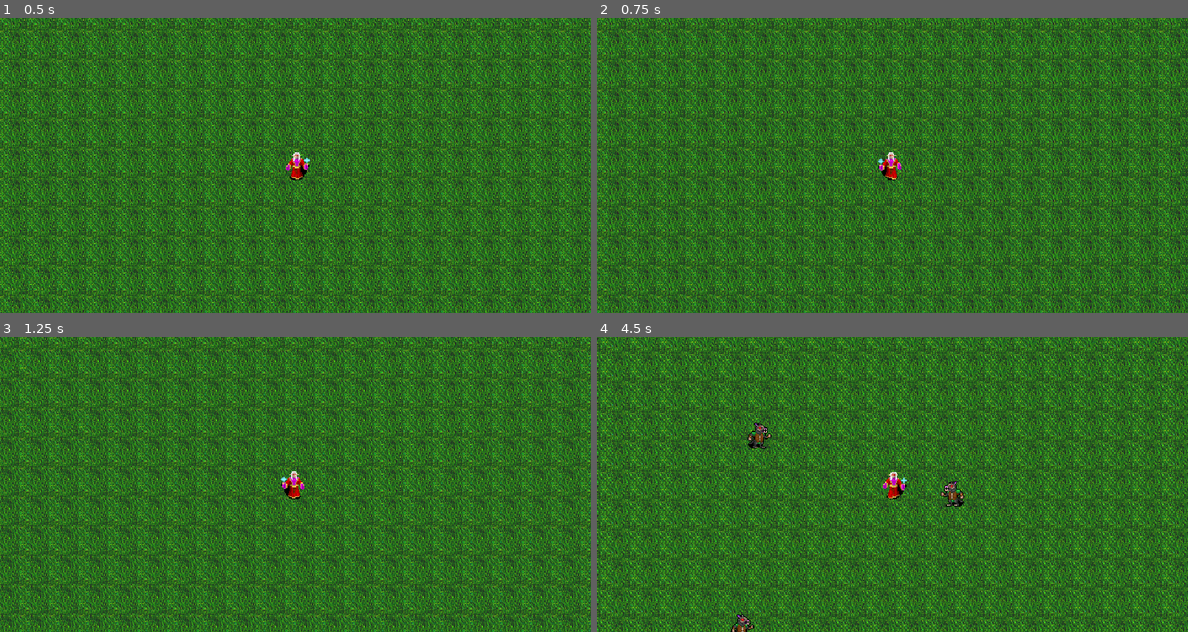
Above: before the commit, frames 1-4 (two rows, left to right).
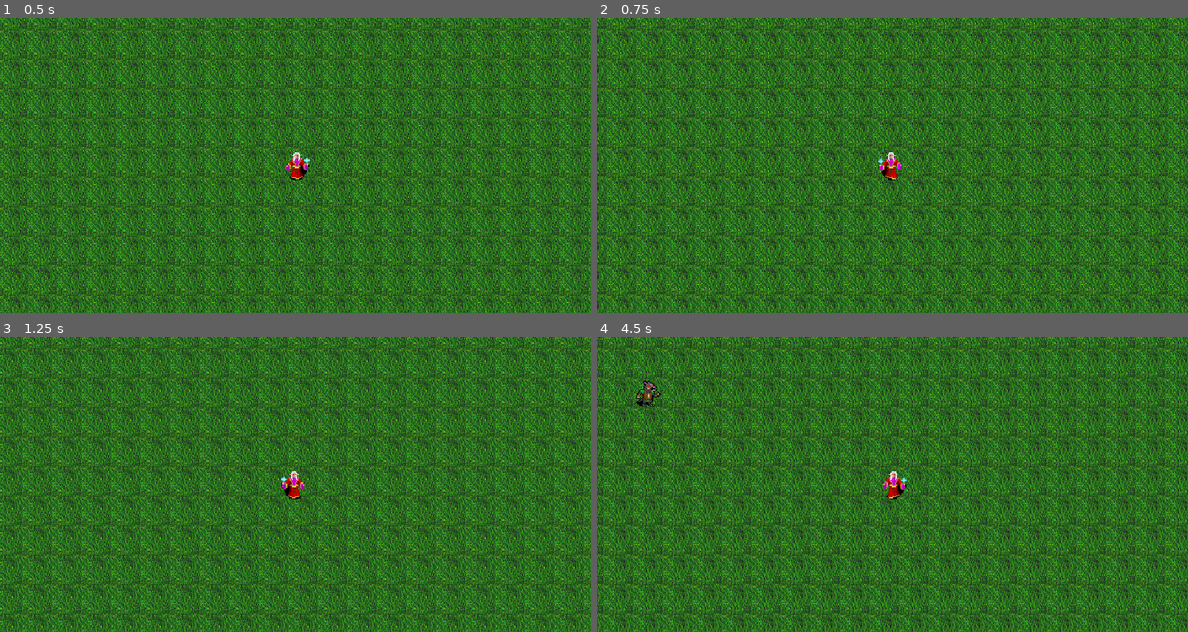
Above: after the commit, the same moments.

Repository: vickylance/FantasiaSurvivors
Game: Godot game, scene res://src/world.tscn
Same seed, same stepped clock (60 frames per second), same inputs: the game is played once before the commit and once after it.
Inputs (mouse positions are in pixels of both pictures, inside the frame that each line leads up to):
- Up to frame 1 (0.5 s): no input
- Up to frame 2 (0.75 s): tap Enter at 0.5 s; move the mouse to (1022, 150) at 0.52 s; hold D (move_right) from 0.53 s (still down)
- Up to frame 3 (1.25 s): keep holding D (move_right)
- Up to frame 4 (4.5 s): move the mouse to (774, 499) at 1.27 s; release D (move_right) at 1.28 s; hold S (move_down) 1.28-2.03 s; move the mouse to (951, 419) at 2.02 s; hold D (move_right) 2.03-2.78 s; move the mouse to (862, 543) at 2.77 s; hold W (move_up) 2.78-3.53 s; move the mouse to (1069, 528) at 3.52 s; hold A (move_left) from 3.53 s (still down); move the mouse to (715, 440) at 4.27 s

Frame 1 is identical in both runs. In frame 2, 65% of the frame differs, in the area x 0-100%, y 0-100%; in frame 3, 61%; in frame 4, 65%.

Commit message:
added enemy knockback, one hit hurt and enemy explosion

Diff:
--- a/src/actors/enemy/enemy.gd
+++ b/src/actors/enemy/enemy.gd
@@ -2,12 +2,19 @@
 class_name Enemy
 
 @export var move_speed := 100.0
+@export var knock_back_recovery := 3.5
+var knock_back = Vector2.ZERO
+@export var death_anim: PackedScene
+
 
 @onready var player: Player = get_tree().get_first_node_in_group("player")
 @onready var sprite: Sprite2D = %Sprite as Sprite2D
 @onready var health := %Health as Health
 @onready var hurt_box := %HurtBox as HurtBox
 @onready var hit_box := %HitBox as HitBox
+@onready var hurt_audio := %HurtAudio as AudioStreamPlayer2D
+
+signal remove_from_array(object)
 
 
 func _ready() -> void:
@@ -17,16 +24,18 @@
 
 
 func _physics_process(_delta: float) -> void:
-	if player != null:
-		movement()
+	if player == null: return
+
+	movement()
 	sprite_flip(0.1)
+	knock_back_effect()
+	move_and_slide()
 	pass
 
 
 func movement() -> void:
 	var direction := global_position.direction_to(player.global_position)
 	velocity = direction * move_speed
-	move_and_slide()
 	pass
 
 
@@ -37,13 +46,30 @@
 		sprite.flip_h = false
 	pass
 
+func knock_back_effect() -> void:
+	knock_back = knock_back.move_toward(Vector2.ZERO, knock_back_recovery)
+	velocity += knock_back
+	pass
 
-func _on_hurt_box_hurt(damage: float) -> void:
+
+func _on_hurt_box_hurt(damage: float, angle: Vector2, knock_back_amount: float) -> void:
+	knock_back = angle * knock_back_amount
 	health.take_damage(damage)
-	print(health.current_hp)
+	if health.current_hp > 0:
+		hurt_audio.play()
 	pass
 
 
 func _on_health_dead() -> void:
+	death()
+	pass
+
+
+func death() -> void:
+	remove_from_array.emit(self)
+	var enemy_death := death_anim.instantiate()
+	enemy_death.scale = sprite.scale
+	enemy_death.global_position = global_position
+	get_parent().call_deferred("add_child", enemy_death)
 	queue_free()
 	pass
--- a/src/actors/enemy/enemy.tscn
+++ b/src/actors/enemy/enemy.tscn
@@ -1,10 +1,12 @@
-[gd_scene load_steps=12 format=3 uid="uid://p8cgk5qi7upk"]
+[gd_scene load_steps=14 format=3 uid="uid://p8cgk5qi7upk"]
 
 [ext_resource type="Script" path="res://src/actors/enemy/enemy.gd" id="1_ibg2p"]
 [ext_resource type="Texture2D" uid="uid://cu74qmvpfi0kc" path="res://Textures/Enemy/kolbold_weak.png" id="1_imuiw"]
+[ext_resource type="PackedScene" uid="uid://g3mesl4u8ecu" path="res://src/components/explosion/explosion.tscn" id="2_uippo"]
 [ext_resource type="PackedScene" uid="uid://bkr1af0pq75iq" path="res://src/components/health/health.tscn" id="3_tk88i"]
 [ext_resource type="PackedScene" uid="uid://dx2b07gnm6awb" path="res://src/components/hurt_box/hurt_box.tscn" id="4_mybjs"]
 [ext_resource type="PackedScene" uid="uid://dkdrt10nft844" path="res://src/components/hit_box/hit_box.tscn" id="5_meteb"]
+[ext_resource type="AudioStream" uid="uid://c7uq31inxgln8" path="res://Audio/SoundEffect/enemy_hit.ogg" id="6_12fiw"]
 
 [sub_resource type="CapsuleShape2D" id="CapsuleShape2D_qlcho"]
 radius = 5.0
@@ -55,8 +57,12 @@
 size = Vector2(12, 22)
 
 [node name="Enemy" type="CharacterBody2D" groups=["enemy"]]
+collision_layer = 5
+collision_mask = 5
 motion_mode = 1
 script = ExtResource("1_ibg2p")
+move_speed = 50.0
+death_anim = ExtResource("2_uippo")
 metadata/_edit_group_ = true
 
 [node name="Sprite" type="Sprite2D" parent="."]
@@ -78,10 +84,13 @@
 
 [node name="Health" parent="." instance=ExtResource("3_tk88i")]
 unique_name_in_owner = true
+max_hp = 10.0
 
-[node name="HurtBox" parent="." instance=ExtResource("4_mybjs")]
+[node name="HurtBox" parent="." groups=["enemy"] instance=ExtResource("4_mybjs")]
 unique_name_in_owner = true
+collision_layer = 4
 collision_mask = 4
+hurt_box_type = 1
 
 [node name="Shape" parent="HurtBox" index="0"]
 position = Vector2(1, 3)
@@ -97,5 +106,10 @@
 shape = SubResource("RectangleShape2D_lmi2x")
 debug_color = Color(0.65098, 0.521569, 0, 0.278431)
 
+[node name="HurtAudio" type="AudioStreamPlayer2D" parent="."]
+unique_name_in_owner = true
+stream = ExtResource("6_12fiw")
+volume_db = -20.0
+
 [editable path="HurtBox"]
 [editable path="HitBox"]
--- a/src/actors/player/player.gd
+++ b/src/actors/player/player.gd
@@ -8,6 +8,24 @@
 @onready var animation_timer := %AnimationTimer as Timer
 @onready var health := %Health as Health
 @onready var hurt_box := %HurtBox as HurtBox
+
+# Attacks
+var ice_spear = preload("res://src/components/attack/ice_spear/ice_spear.tscn")
+
+# Attack nodes
+@onready var ice_spear_timer := %IceSpearTimer as Timer
+@onready var ice_spear_attack_timer := %IceSpearAttackTimer as Timer
+
+# IceSpear
+var ice_spear_ammo: int = 0
+var ice_spear_base_ammo: int = 1
+var ice_spear_attack_speed: float = 1.5
+var ice_spear_level: int = 1
+
+# Enemy related
+var enemies_close = []
+@onready var enemy_detection_area := %EnemyDetectionArea as Area2D
+
 
 #@onready var muzzle := $Muzzle as Marker2D
 #@onready var muzzle_flash := $Muzzle/MuzzleFlash as Sprite2D
@@ -27,6 +45,13 @@
 	else:
 		bullets = get_tree().root.find_child("Bullets", true, false) as Node
 	pass
+
+	assert(enemy_detection_area.body_entered.connect(_on_enemy_entered_detection) == OK)
+	assert(enemy_detection_area.body_exited.connect(_on_enemy_exited_detection) == OK)
+
+	assert(ice_spear_timer.timeout.connect(_on_ice_spear_timer_timeout) == OK)
+	assert(ice_spear_attack_timer.timeout.connect(_on_ice_spear_attack_timer_timeout) == OK)
+	attack()
 
 
 func _physics_process(_delta: float) -> void:
@@ -67,9 +92,8 @@
 	pass
 
 
-func _on_hurt_box_hurt(damage: float) -> void:
+func _on_hurt_box_hurt(damage: float, _angle: Vector2, _knock_back: float ) -> void:
 	health.take_damage(damage)
-	print(health.current_hp)
 	pass
 
 
@@ -77,6 +101,73 @@
 	queue_free()
 	pass
 
+
+func attack() -> void:
+	if ice_spear_level > 0:
+		ice_spear_timer.wait_time = ice_spear_attack_speed
+		if ice_spear_timer.is_stopped():
+			ice_spear_timer.start()
+	pass
+
+
+func _on_ice_spear_timer_timeout() -> void:
+	ice_spear_ammo += ice_spear_base_ammo
+	ice_spear_attack_timer.start()
+	pass
+
+
+func _on_ice_spear_attack_timer_timeout() -> void:
+	if ice_spear_ammo > 0:
+		var ice_spear_attack = ice_spear.instantiate()
+		ice_spear_attack.position = position
+		ice_spear_attack.target = get_closest_target()
+		ice_spear_attack.level = ice_spear_level
+		add_child(ice_spear_attack)
+		ice_spear_ammo -= 1
+		if ice_spear_ammo > 0:
+			ice_spear_attack_timer.start()
+		else:
+			ice_spear_attack_timer.stop()
+	pass
+
+
+func get_random_target() -> Vector2:
+	if enemies_close.size() > 0:
+		return enemies_close.pick_random().global_position
+	else:
+		return Vector2.UP
+
+
+func get_closest_target() -> Vector2:
+	if enemies_close.size() > 0:
+		return get_closest_enemy().global_position
+	else:
+		return Vector2.UP
+
+
+func get_closest_enemy():
+	var closest_enemy = null
+	var shortest_distance = INF
+	for enemy in enemies_close:
+		if not is_instance_valid(enemy):
+			continue
+		var distance = global_position.distance_to(enemy.global_position)
+		if distance < shortest_distance:
+			shortest_distance = distance
+			closest_enemy = enemy
+	return closest_enemy
+
+
+func _on_enemy_entered_detection(body: Node2D) -> void:
+	if not enemies_close.has(body) and body.is_in_group("enemy"):
+		enemies_close.append(body)
+	pass
+
+
+func _on_enemy_exited_detection(body: Node2D) -> void:
+	if enemies_close.has(body):
+		enemies_close.erase(body)
+	pass
 
 
 #func _unhandled_input(event: InputEvent) -> void:
--- a/src/actors/player/player.tscn
+++ b/src/actors/player/player.tscn
@@ -12,9 +12,13 @@
 [sub_resource type="RectangleShape2D" id="RectangleShape2D_38k83"]
 size = Vector2(12, 21)
 
+[sub_resource type="CircleShape2D" id="CircleShape2D_cfn72"]
+radius = 380.0
+
 [node name="Player" type="CharacterBody2D" groups=["player"]]
 motion_mode = 1
 script = ExtResource("1_m5661")
+move_speed = 100.0
 
 [node name="Sprite" type="Sprite2D" parent="."]
 unique_name_in_owner = true
@@ -42,4 +46,24 @@
 position = Vector2(2, 2.5)
 shape = SubResource("RectangleShape2D_38k83")
 
+[node name="Attack" type="Node2D" parent="."]
+
+[node name="IceSpearTimer" type="Timer" parent="Attack"]
+unique_name_in_owner = true
+wait_time = 1.5
+
+[node name="IceSpearAttackTimer" type="Timer" parent="Attack/IceSpearTimer"]
+unique_name_in_owner = true
+wait_time = 0.075
+
+[node name="EnemyDetectionArea" type="Area2D" parent="."]
+unique_name_in_owner = true
+collision_layer = 0
+collision_mask = 4
+monitorable = false
+
+[node name="Shape" type="CollisionShape2D" parent="EnemyDetectionArea"]
+shape = SubResource("CircleShape2D_cfn72")
+debug_color = Color(0, 0.6, 0.701961, 0.129412)
+
 [editable path="HurtBox"]
--- /dev/null
+++ b/src/components/attack/ice_spear/ice_spear.gd
@@ -0,0 +1,58 @@
+extends Area2D
+
+var level = 1
+var hp = 1
+var speed = 150
+var damage = 5
+var knock_back = 100
+var attack_size = 1.0
+
+var target := Vector2.ZERO
+var angle := Vector2.ZERO
+
+@onready var player: Player = get_tree().get_first_node_in_group("player")
+@onready var timeout_timer := $Timeout
+
+signal remove_from_array(object)
+
+func _ready() -> void:
+	assert(timeout_timer.timeout.connect(_on_timeout_timer) == OK)
+	assert(self.area_entered.connect(_on_area_entered) == OK)
+	angle = global_position.direction_to(target)
+	rotation = angle.angle() + deg_to_rad(135)
+	match level:
+		1:
+			hp = 2
+			speed = 150
+			damage = 5
+			knock_back = 100
+			attack_size = 1.0
+
+	var tween = create_tween()
+	tween.tween_property(self, "scale", Vector2(1,1) * attack_size, 1).set_trans(Tween.TRANS_QUINT).set_ease(Tween.EASE_OUT)
+	tween.play()
+
+
+func _physics_process(delta: float) -> void:
+	position += angle * speed * delta
+	pass
+
+
+func enemy_hit(charge = 1) -> void:
+	hp -= charge
+	if hp <= 0:
+		queue_free()
+		remove_from_array.emit(self)
+	pass
+
+
+func _on_timeout_timer() -> void:
+	queue_free()
+	remove_from_array.emit(self)
+	pass
+
+
+func _on_area_entered(area: Area2D) -> void:
+	if area.is_in_group("enemy"):
+		enemy_hit(1)
+	pass
--- /dev/null
+++ b/src/components/attack/ice_spear/ice_spear.tscn
@@ -0,0 +1,35 @@
+[gd_scene load_steps=5 format=3 uid="uid://bw80ifiy63jsn"]
+
+[ext_resource type="Script" path="res://src/components/attack/ice_spear/ice_spear.gd" id="1_xyjuv"]
+[ext_resource type="Texture2D" uid="uid://cerge3kx8gfwv" path="res://Textures/Items/Weapons/ice_spear.png" id="2_4tl0y"]
+[ext_resource type="AudioStream" uid="uid://76x3yuy7cg2y" path="res://Audio/SoundEffect/ice.wav" id="3_l0obt"]
+
+[sub_resource type="RectangleShape2D" id="RectangleShape2D_4qx0q"]
+size = Vector2(7.07107, 32.5269)
+
+[node name="IceSpear" type="Area2D" groups=["attack"]]
+top_level = true
+scale = Vector2(0.1, 0.1)
+collision_layer = 4
+collision_mask = 4
+script = ExtResource("1_xyjuv")
+
+[node name="Sprite" type="Sprite2D" parent="."]
+texture = ExtResource("2_4tl0y")
+
+[node name="Shape" type="CollisionShape2D" parent="."]
+position = Vector2(0.5, -0.5)
+rotation = -0.785398
+scale = Vector2(1, 1)
+shape = SubResource("RectangleShape2D_4qx0q")
+
+[node name="Timeout" type="Timer" parent="."]
+wait_time = 10.0
+one_shot = true
+autostart = true
+
+[node name="Sound" type="AudioStreamPlayer" parent="."]
+stream = ExtResource("3_l0obt")
+volume_db = -10.0
+pitch_scale = 3.0
+autoplay = true
--- a/src/components/enemy_spawner/enemy_spawner.gd
+++ b/src/components/enemy_spawner/enemy_spawner.gd
@@ -24,7 +24,7 @@
 				i.spawn_delay_counter += 1
 			else:
 				i.spawn_delay_counter = 0
-				var new_enemy = load(str(i.enemy.resource_path))
+				var new_enemy = i.enemy
 				var counter = 0
 				while counter < i.enemy_num:
 					var enemy_spawn = new_enemy.instantiate()
@@ -60,4 +60,3 @@
 	var x_spawn = randf_range(spawn_pos1.x, spawn_pos2.x)
 	var y_spawn = randf_range(spawn_pos1.y, spawn_pos2.y)
 	return Vector2(x_spawn, y_spawn)
-	pass
--- /dev/null
+++ b/src/components/explosion/explosion.gd
@@ -0,0 +1,12 @@
+extends Sprite2D
+
+
+func _ready() -> void:
+	$AnimationPlayer.play("explode")
+	$AnimationPlayer.animation_finished.connect(_on_animation_finished)
+	pass
+
+
+func _on_animation_finished(_anim_name: String) -> void:
+	queue_free()
+	pass
--- /dev/null
+++ b/src/components/explosion/explosion.tscn
@@ -0,0 +1,61 @@
+[gd_scene load_steps=7 format=3 uid="uid://g3mesl4u8ecu"]
+
+[ext_resource type="Texture2D" uid="uid://pu7wwdtc3v2g" path="res://Textures/Enemy/explosion_pixelfied.png" id="1_4d5kt"]
+[ext_resource type="AudioStream" uid="uid://cg3x1tikdhilc" path="res://Audio/SoundEffect/enemy_death.ogg" id="2_lwjhy"]
+[ext_resource type="Script" path="res://src/components/explosion/explosion.gd" id="2_raavh"]
+
+[sub_resource type="Animation" id="Animation_13stm"]
+resource_name = "explode"
+length = 0.32
+step = 0.02
+tracks/0/type = "value"
+tracks/0/imported = false
+tracks/0/enabled = true
+tracks/0/path = NodePath(".:frame")
+tracks/0/interp = 1
+tracks/0/loop_wrap = true
+tracks/0/keys = {
+"times": PackedFloat32Array(0, 0.02, 0.04, 0.06, 0.08, 0.1, 0.12, 0.14, 0.16, 0.18, 0.2, 0.22, 0.24, 0.26, 0.28, 0.3, 0.32),
+"transitions": PackedFloat32Array(1, 1, 1, 1, 1, 1, 1, 1, 1, 1, 1, 1, 1, 1, 1, 1, 1),
+"update": 1,
+"values": [0, 1, 2, 3, 4, 5, 6, 7, 8, 9, 10, 11, 12, 13, 14, 15, 15]
+}
+
+[sub_resource type="Animation" id="Animation_fvbk0"]
+length = 0.001
+tracks/0/type = "value"
+tracks/0/imported = false
+tracks/0/enabled = true
+tracks/0/path = NodePath(".:frame")
+tracks/0/interp = 1
+tracks/0/loop_wrap = true
+tracks/0/keys = {
+"times": PackedFloat32Array(0),
+"transitions": PackedFloat32Array(1),
+"update": 1,
+"values": [0]
+}
+
+[sub_resource type="AnimationLibrary" id="AnimationLibrary_7b4tj"]
+_data = {
+"RESET": SubResource("Animation_fvbk0"),
+"explode": SubResource("Animation_13stm")
+}
+
+[node name="Explosion" type="Sprite2D"]
+z_index = 1
+texture = ExtResource("1_4d5kt")
+hframes = 4
+vframes = 4
+script = ExtResource("2_raavh")
+
+[node name="DeathSound" type="AudioStreamPlayer2D" parent="."]
+stream = ExtResource("2_lwjhy")
+volume_db = -10.0
+pitch_scale = 0.5
+autoplay = true
+
+[node name="AnimationPlayer" type="AnimationPlayer" parent="."]
+libraries = {
+"": SubResource("AnimationLibrary_7b4tj")
+}
--- a/src/components/health/health.gd
+++ b/src/components/health/health.gd
@@ -9,10 +9,10 @@
 signal damaged(health: float)
 
 func take_damage(damage: float) -> void:
-	if current_hp - damage >= 0:
+	if current_hp - damage > 0:
 		current_hp -= damage
 		damaged.emit(current_hp)
-	elif current_hp - damage < 0:
+	elif current_hp - damage <= 0:
 		current_hp = 0
 		dead.emit()
 		damaged.emit(current_hp)
--- a/src/components/hurt_box/hurt_box.gd
+++ b/src/components/hurt_box/hurt_box.gd
@@ -11,7 +11,9 @@
 @onready var collision := $Shape as CollisionShape2D
 @onready var disable_timer := $DisableTimer as Timer
 
-signal hurt(damage: float)
+signal hurt(damage: float, angle: Vector2, knock_back: float)
+
+var hit_once_arrray  = []
 
 
 func _ready() -> void:
@@ -20,6 +22,7 @@
 
 
 func _on_area_entered(area: Area2D) -> void:
+	print("enemy hurt Area entered")
 	if area.is_in_group("attack"):
 		if area.get("damage") != null:
 			match hurt_box_type:
@@ -27,13 +30,30 @@
 					collision.call_deferred("set", "disabled", true)
 					disable_timer.start()
 				HurtBoxType.HitOnce:
-					pass
+					if hit_once_arrray.has(area) == false:
+						hit_once_arrray.append(area)
+						if area.has_signal("remove_from_array"):
+							if not area.remove_from_array.is_connected(remove_from_list):
+								area.remove_from_array.connect(remove_from_list)
+					else:
+						return
 				HurtBoxType.DisableHitBox:
 					if area.has_method("temp_disable"):
 						area.temp_disable()
 			var damage: float = area.damage
-			print("DAMAGE", damage)
-			hurt.emit(damage)
+			var angle := Vector2.ZERO
+			var knock_back := 1
+			if area.get("angle") != null:
+				angle = area.angle
+			if area.get("knock_back") != null:
+				knock_back = area.knock_back
+			hurt.emit(damage, angle, knock_back)
+	pass
+
+
+func remove_from_list(object) -> void:
+	if hit_once_arrray.has(object):
+		hit_once_arrray.erase(object)
 	pass
 
 
--- a/src/world.tscn
+++ b/src/world.tscn
@@ -20,7 +20,7 @@
 time_start = 5
 time_end = 60
 enemy = ExtResource("3_kefvf")
-enemy_num = 10
+enemy_num = 1
 enemy_spawn_delay = 0
 
 [node name="World" type="Node2D"]
Not shown: 1 places in src/actors/player/player.tscn that only renumber resources
